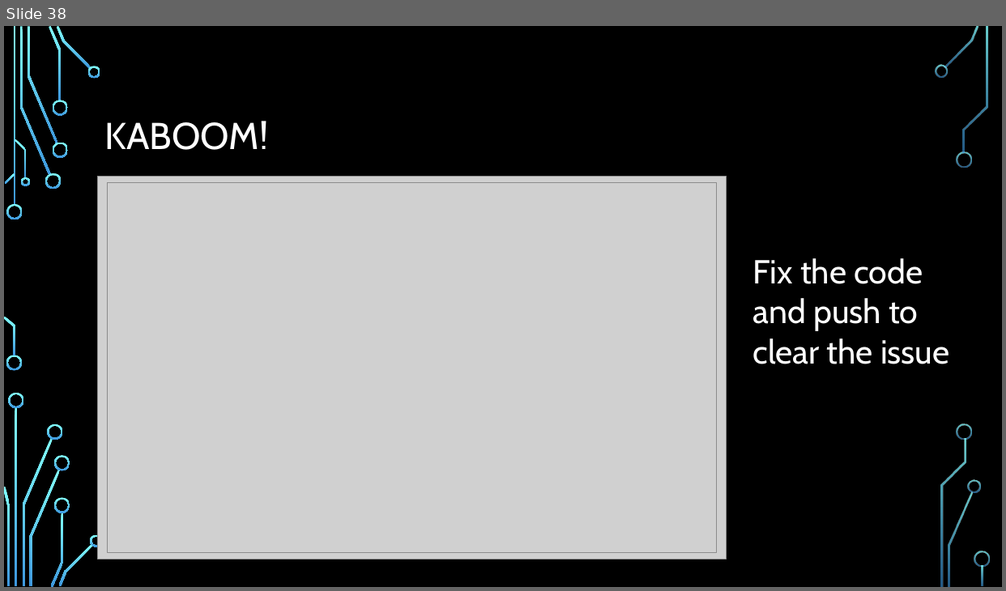
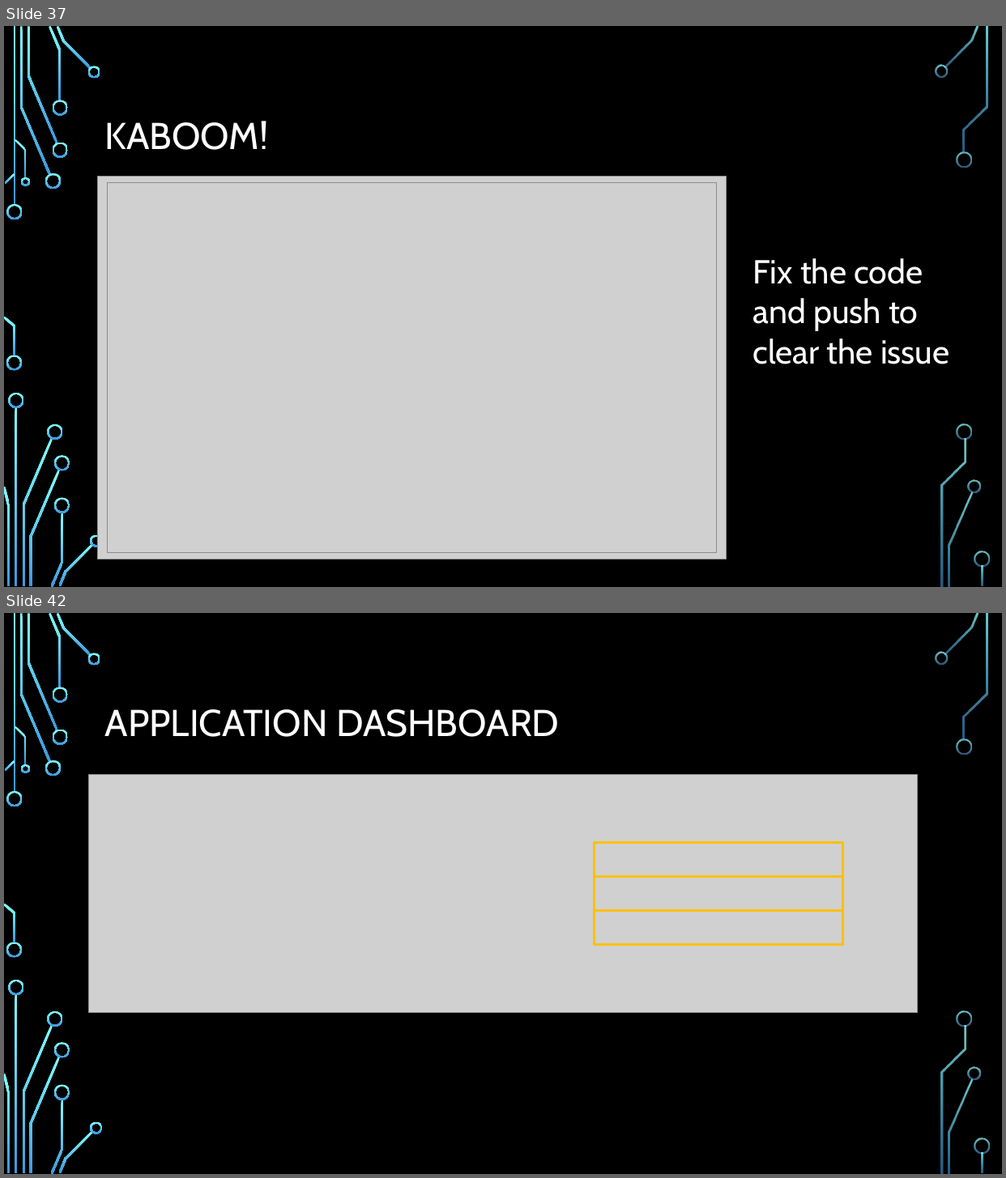
Before and after one commit to CedricAgoda/opensource-ci, a slide deck: Presentation/Full Open-Source CI.pptx. Shown one above the other, each under a label of ours: slide 38 before the commit, slides 37 and 42 after it; the slides between them are not shown. The pictures are 1006x591 and 1006x1178 pixels, drawn with LibreOffice and Linux fonts; fonts in the diff are those of the drawing; grey boxes stand for pictures; background and template pictures are left out. Boxes give left, top, right and bottom in pixels: in the first picture for what was removed or moved away, otherwise in the second. Text is boxed around its words. In the diff, an @@ line names an element or a change of style, - is before the commit and + after.

```diff
--- a/Presentation/Full Open-Source CI.pptx
+++ b/Presentation/Full Open-Source CI.pptx
@@ slide 42 added at <box>4,613,1002,1174</box>, background picture (left out); not listed: 36 template elements that a slide beside it also shows @@
@@ title added at <box>105,709,559,737</box>, 36 pt, text #FFFFFF @@
+APPLICATION DASHBOARD
@@ picture added at <box>88,774,918,1013</box> @@
@@ rectangle added at <box>594,843,843,876</box>, outline #FFC000 2.25 pt @@
@@ rectangle added at <box>594,876,843,910</box>, outline #FFC000 2.25 pt @@
@@ rectangle added at <box>594,911,843,944</box>, outline #FFC000 2.25 pt @@
@@ what was slide 38 is now slide 37 @@
```
Also in this commit, not shown: 7 slides changed, 6 other slides added, 5 slides removed, 4 other files.
